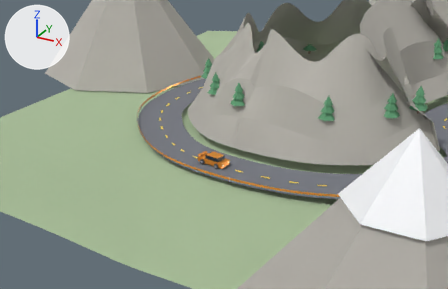
What one commit did to the glTF model public/assets/mountain.glb.
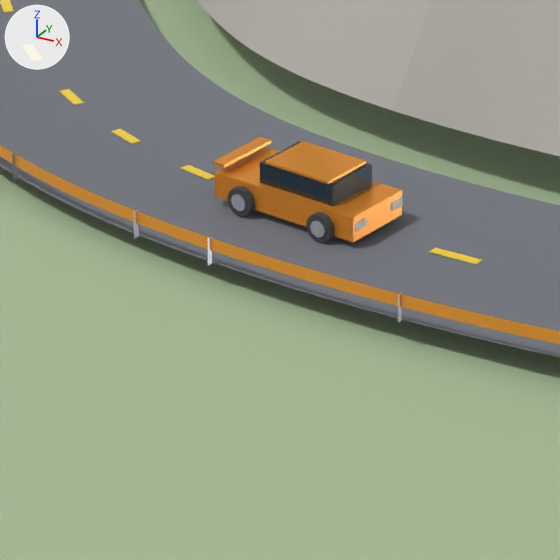
Each version appears first from a 50 mm lens placed at (32.99, -89.93, 37.59), pointed at (-5.14, -20.6, 2.92), and next in a close-up on the part from 36% to 57% of the width and 44% to 77% of the height. Arrows for +X, +Y and +Z are at upper left; the lights stay in place. The last two pictures show the newer version. Where no turn or scale is listed for an object, it has been applied to the vertices.

Before the edit, the objects in view are built like this:
```python
ob_car_heroorange_cabin = bpy.data.objects.new('Car_HeroOrange_Cabin', me_cube_001)
ob_car_heroorange_cabin.location = (-6.0, -22.0, 0.34)
ob_car_heroorange_hl_r = bpy.data.objects.new('Car_HeroOrange_HL_R', me_cube_005)
ob_car_heroorange_hl_r.parent = ob_car_heroorange
ob_car_heroorange_hl_r.location = (0.0, 0.0, 0.0)
ob_car_heroorange_lowerbody = bpy.data.objects.new('Car_HeroOrange_LowerBody', me_cube)
ob_car_heroorange_lowerbody.parent = ob_car_heroorange
ob_car_heroorange_lowerbody.location = (0.0, 0.0, 0.0)
ob_car_heroorange_rim_3 = bpy.data.objects.new('Car_HeroOrange_Rim_3', me_cylinder_022)
ob_car_heroorange_rim_3.parent = ob_car_heroorange
ob_car_heroorange_rim_3.location = (1.02, 1.2, 0.36)
ob_car_heroorange_rim_3.rotation_euler = (0.0, 1.571, 0.0)  # degrees (0, 90, 0)
ob_car_heroorange_roofcap = bpy.data.objects.new('Car_HeroOrange_RoofCap', me_cube_002)
ob_car_heroorange_roofcap.location = (-6.0, -22.0, 0.34)
ob_car_heroorange_spoiler = bpy.data.objects.new('Car_HeroOrange_Spoiler', me_cube_003)
ob_car_heroorange_spoiler.parent = ob_car_heroorange
ob_car_heroorange_spoiler.location = (0.0, 0.0, 0.0)
ob_car_heroorange_tl = bpy.data.objects.new('Car_HeroOrange_TL', me_cube_006)
ob_car_heroorange_tl.parent = ob_car_heroorange
ob_car_heroorange_tl.location = (0.0, 0.0, 0.0)
ob_car_heroorange_wheel_2 = bpy.data.objects.new('Car_HeroOrange_Wheel_2', me_cylinder_019)
ob_car_heroorange_wheel_2.parent = ob_car_heroorange
ob_car_heroorange_wheel_2.location = (-1.0, 1.2, 0.36)
ob_car_heroorange_wheel_2.rotation_euler = (0.0, 1.571, 0.0)  # degrees (0, 90, 0)
ob_sm_mtnroad = bpy.data.objects.new('SM_MtnRoad', me_mesh_sm_mtnroad)
ob_sm_mtnroad.location = (0.0, 0.0, 0.0)
# also in view: 'SM_LeftCliffWall' at (0.67, 2.03, 10.97); 'SM_ValleyBase' at (0.0, 0.0, 0.65); 'SM_MtnStripes' at (0.56, 2.03, 2.38); 'SM_MtnGuardrail' at (0.54, 2.03, 2.98)
```
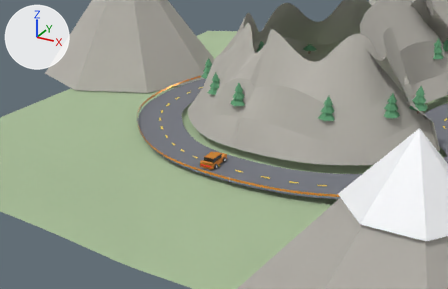
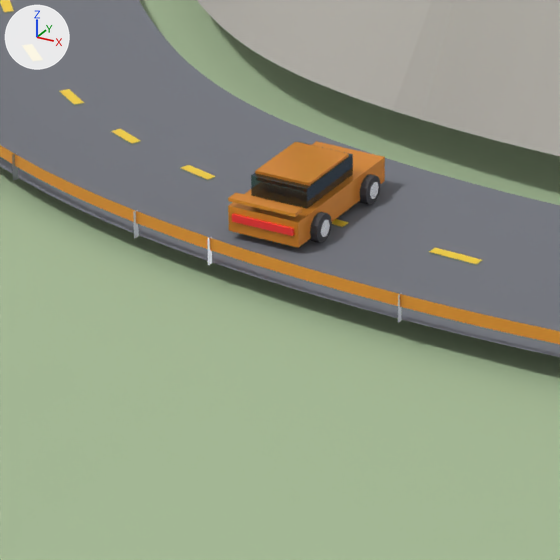
Edits to the scene script, one JSON object a line:
```json
{"op": "add", "block": "me_cube_002_1", "code": ["me_cube_002_1 = bpy.data.meshes.new('Cube.002')", "me_cube_002_1.from_pydata(...)  # a box spanning x -0.73..0.73, y -1.2..0.7, z 1.36..1.44", "me_cube_002_1.materials.append(mat_mat_carorange)  # orange #fda038"]}
{"op": "add", "block": "me_cube_001_1", "code": ["me_cube_001_1 = bpy.data.meshes.new('Cube.001')", "me_cube_001_1.from_pydata(...)  # a box spanning x -0.76..0.76, y -1.35..0.85, z 0.79..1.37", "me_cube_001_1.materials.append(mat_mat_carglass)  # dark blue #50616f"]}
{"op": "remove", "block": "ob_car_heroorange_cabin", "code": ["ob_car_heroorange_cabin = bpy.data.objects.new('Car_HeroOrange_Cabin', me_cube_001)", "ob_car_heroorange_cabin.location = (-6.0, -22.0, 0.34)"]}
{"op": "set", "path": "ob_car_heroorange_hl_r.parent", "old": "ob_car_heroorange", "new": "ob_car_bluecoupe"}
{"op": "set", "path": "ob_car_heroorange_lowerbody.parent", "old": "ob_car_heroorange", "new": "ob_car_bluecoupe"}
{"op": "set", "path": "ob_car_heroorange_rim_3.parent", "old": "ob_car_heroorange", "new": "ob_car_bluecoupe"}
{"op": "set", "path": "ob_car_heroorange_rim_3.location", "old": "(1.02, 1.2, 0.36)", "new": "(1.02, -1.2, 0.36)"}
{"op": "remove", "block": "ob_car_heroorange_roofcap", "code": ["ob_car_heroorange_roofcap = bpy.data.objects.new('Car_HeroOrange_RoofCap', me_cube_002)", "ob_car_heroorange_roofcap.location = (-6.0, -22.0, 0.34)"]}
{"op": "set", "path": "ob_car_heroorange_spoiler.parent", "old": "ob_car_heroorange", "new": "ob_car_bluecoupe"}
{"op": "set", "path": "ob_car_heroorange_tl.parent", "old": "ob_car_heroorange", "new": "ob_car_bluecoupe"}
{"op": "set", "path": "ob_car_heroorange_wheel_1", "old": "bpy.data.objects.new('Car_HeroOrange_Wheel_1', me_cylinder_017)", "new": "bpy.data.objects.new('Car_HeroOrange_Wheel_1', me_cylinder_019)"}
{"op": "set", "path": "ob_car_heroorange_wheel_1.parent", "old": "ob_car_heroorange", "new": "ob_car_bluecoupe"}
{"op": "set", "path": "ob_car_heroorange_wheel_1.location", "old": "(1.0, -1.2, 0.36)", "new": "(-1.0, -1.2, 0.36)"}
{"op": "set", "path": "ob_car_heroorange_wheel_2.location", "old": "(-1.0, 1.2, 0.36)", "new": "(1.0, 1.2, 0.36)"}
{"op": "set", "path": "ob_car_heroorange_wheel_3.parent", "old": "ob_car_heroorange", "new": "ob_car_bluecoupe"}
{"op": "set", "path": "ob_car_heroorange_wheel_3.location", "old": "(1.0, 1.2, 0.36)", "new": "(1.0, -1.2, 0.36)"}
{"op": "add", "block": "ob_car_bluecoupe", "code": ["ob_car_bluecoupe = bpy.data.objects.new('Car_BlueCoupe', None)", "ob_car_bluecoupe.location = (-6.0, -22.0, 0.34)"]}
{"op": "add", "block": "ob_car_bluecoupe_roofcap", "code": ["ob_car_bluecoupe_roofcap = bpy.data.objects.new('Car_BlueCoupe_RoofCap', me_cube_002_1)", "ob_car_bluecoupe_roofcap.location = (-6.0, -22.0, 0.34)"]}
{"op": "add", "block": "ob_car_bluecoupe_cabin", "code": ["ob_car_bluecoupe_cabin = bpy.data.objects.new('Car_BlueCoupe_Cabin', me_cube_001_1)", "ob_car_bluecoupe_cabin.location = (-6.0, -22.0, 0.34)"]}
```

Boxes (x1, y1, x2, y2) around the edits, measured in the close-ups (560 x 560 px):
```json
{"object": "Car_HeroOrange_LowerBody", "change": "moved", "before": [214, 146, 402, 243], "after": [228, 141, 385, 248]}
{"object": "Car_HeroOrange_Cabin", "change": "deleted", "before": [260, 142, 372, 206]}
{"object": "Car_HeroOrange_RoofCap", "change": "deleted", "before": [265, 141, 366, 184], "on screen": "orange"}
{"object": "Car_BlueCoupe_RoofCap", "change": "added", "after": [255, 142, 349, 186], "on screen": "orange"}
{"object": "Car_BlueCoupe_Cabin", "change": "added", "after": [251, 142, 353, 209]}
{"object": "Car_HeroOrange_Spoiler", "change": "moved", "before": [213, 137, 271, 168], "after": [228, 193, 302, 217]}
{"object": "Car_HeroOrange_Wheel_3", "change": "moved", "before": [306, 212, 335, 243], "after": [310, 212, 332, 243]}
{"object": "Car_HeroOrange_TL", "change": "moved", "after": [232, 214, 294, 236], "on screen": "not visible before"}
{"object": "Car_HeroOrange_Wheel_1", "change": "reshaped, moved", "before": [227, 186, 255, 216], "on screen": "not visible afterwards"}
{"object": "Car_HeroOrange_Wheel_2", "change": "moved", "after": [359, 174, 380, 205], "on screen": "not visible before"}
{"object": "Car_HeroOrange_Rim_3", "change": "moved", "before": [310, 220, 325, 238], "after": [320, 220, 330, 237]}
{"object": "Car_HeroOrange_HL_R", "change": "moved", "before": [355, 218, 367, 231], "on screen": "not visible afterwards"}
```
